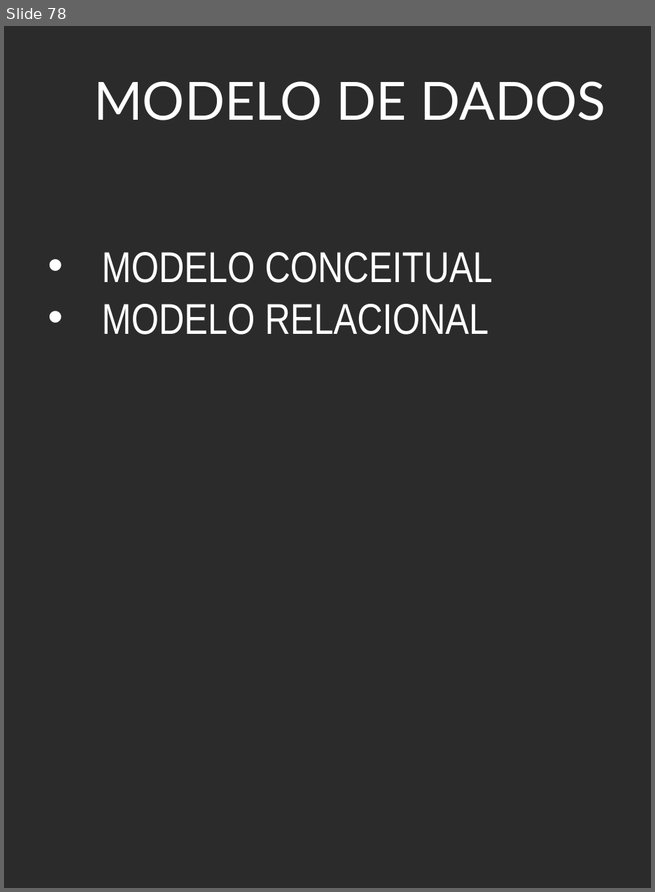
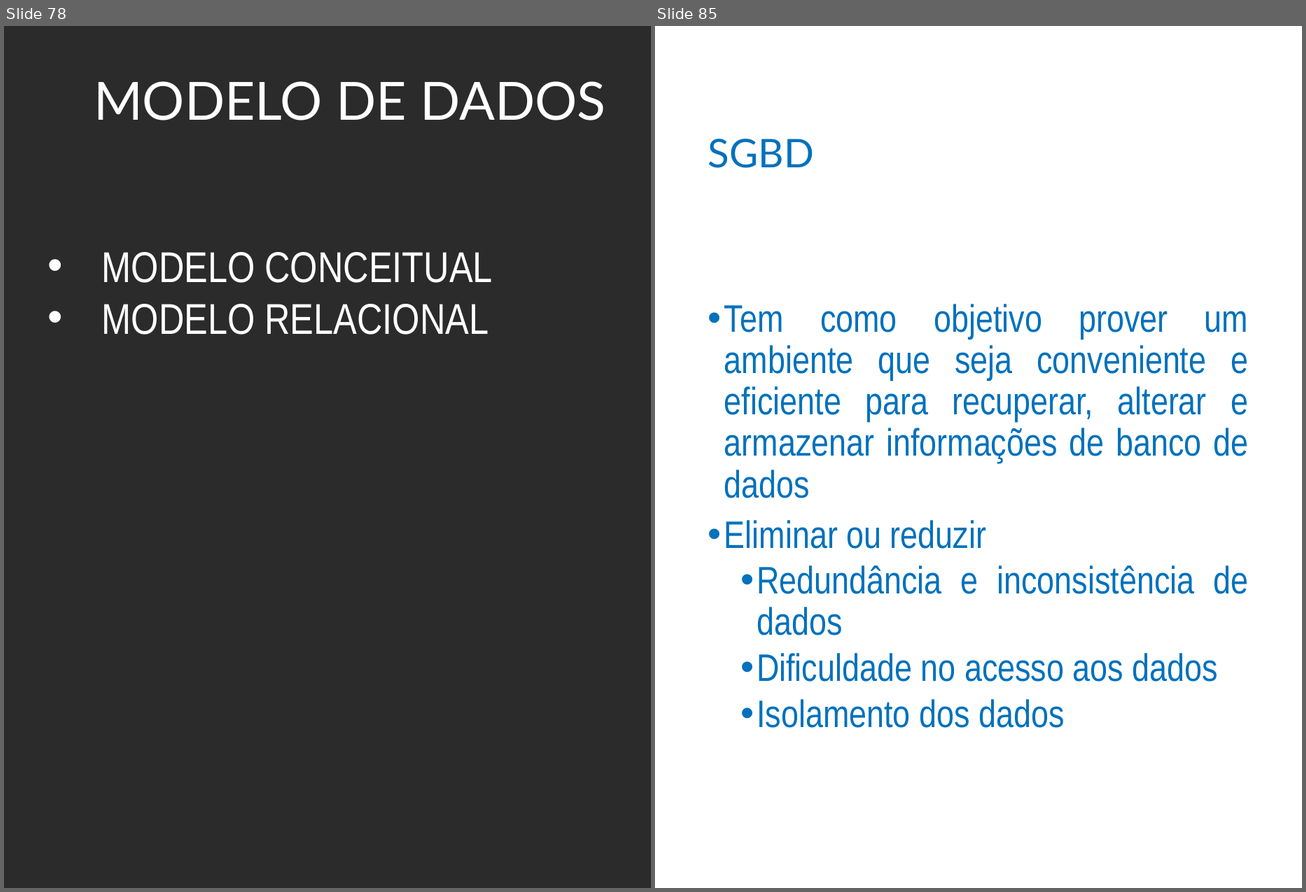
Before and after one commit to adilsonlopesoracle/BancodeDados_Gracas, a slide deck: BANCO DE DADOS_Atualizado.pptx. Shown side by side, each under a label of ours: slide 78 before the commit, slides 78 and 85 after it; the slides between them are not shown. The pictures are 655x892 and 1306x892 pixels, drawn with LibreOffice and Linux fonts; fonts in the diff are those of the drawing; background and template pictures are left out; a plain dark background stands for a picture behind light text. Boxes give left, top, right and bottom in pixels: in the first picture for what was removed or moved away, otherwise in the second. Text is boxed around its words. In the diff, an @@ line names an element or a change of style, - is before the commit and + after.

```diff
--- a/BANCO DE DADOS_Atualizado.pptx
+++ b/BANCO DE DADOS_Atualizado.pptx
@@ slide 85 added at (655, 26, 1302, 888), background #FFFFFF @@
@@ title added at (708, 139, 814, 168), 33 pt, text #0071BC @@
+SGBD
@@ text added at (724, 304, 1248, 728), 32 pt, text #0071BC @@
+• Tem como objetivo prover um ambiente que seja conveniente e eficiente para recuperar, alterar e armazenar informações de banco de dados
+• Eliminar ou reduzir
+  • Redundância e inconsistência de dados
+  • Dificuldade no acesso aos dados
+  • Isolamento dos dados
```
Also in this commit, not shown: 89 other slides added, 1 slide removed.
